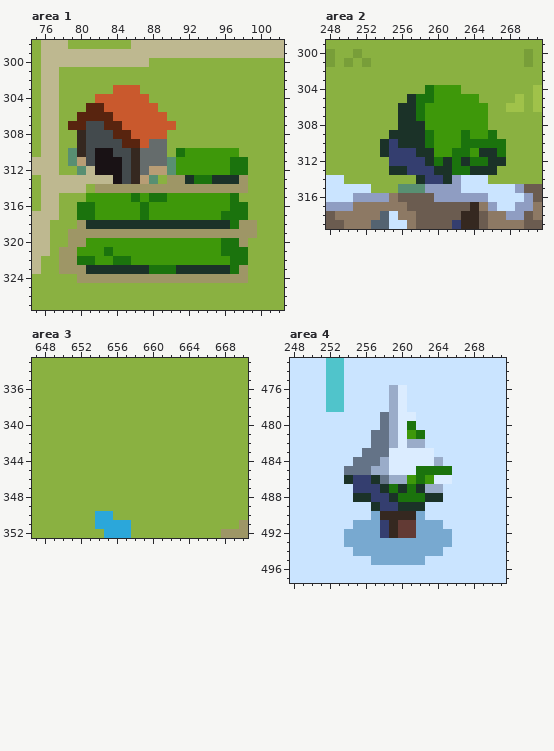
Pixel-art file -- assets_src/image/world/maps/aurania_v2/world_map_editor.aseprite. Above is the file before it was changed.
720x520 pixels, 1 frame. Colours within 5 levels of each other are drawn and written as one. Shown: area 1: x 75..102, y 298..327; area 2: x 248..271, y 299..319; area 3: x 647..670, y 333..352; area 4: x 248..271, y 473..497. The commit also changed other parts of the picture, which this record leaves out.
Now the later version:
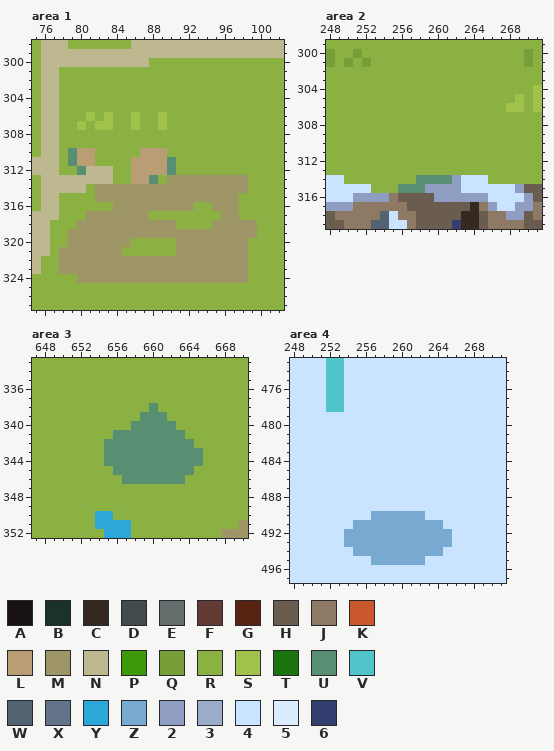
Palette (. is transparent): A #191215  B #1b3228  C #352820  D #434a4d  E #656c6c  F #623a34  G #58240f  H #6b5c50  J #8d7964  K #c9592d  L #b89d75  M #9e9666  N #beb890  P #3e980a  Q #789e39  R #8ab141  S #a0c24a  T #1b730d  U #588f72  V #50c4cb  W #546371  X #647387  Y #2ba7da  Z #78a9d0  2 #8f9dc2  3 #9aacc9  4 #cae4ff  5 #dbecff  6 #343e6f
Changes in this commit:
layer "Layer 3" now hidden
layer "buildings" now hidden
Changed rows in their new state; - is an unchanged pixel.
Area 1:
first column x 79:
303 -----RRR------------
304 ---RRRRRR-----------
305 --RRRRRRRR----------
306 -RSRSRRSRRS---------
307 RSRSSRRSRRSR--------
308 -RRRRRRRRRR---------
309 -RRRRRRRRRR---------
310 -LLRRRRRLLL-RRRRRRR-
311 --LRRRRLLLL-RRRRRRRR
312 ---NNRRLL---RRRRRRRR
313 -----RRL-----MMMMMM-
315 --RMMMMMMMMMMMMMMMM-
316 -RRRRMMMMMMMMMRRMMMR
317 -RMMMMMMMRRRRRRRRMMR
318 --MMMMMMMMMMRRRRMMM-
320 --MMMMMRRRRRMMMMMMM-
321 -MMMMMRRRRRRMMMMMMMM
322 -MMMMMMMMMMMMMMMMMMM
323 --MMMMMMMMMMMMMMMMM-
Area 2:
first column x 254:
304 -----RRRR-----
305 ---RRRRRRRR---
306 --RRRRRRRRRR--
307 --RRRRRRRRRR--
308 --RRRRRRRRRR--
309 -RRRRRRRRRRRR-
310 RRRRRRRRRRRRRR
311 RRRRRRRRRRRRRR
312 -RRRRRRRRRRRRR
313 -RRRRRRRRRRRR-
314 ----UUUU------
Area 3, layer "shadows":
first column x 655:
338 -----U-----
339 ----UUU----
340 ---UUUUU---
341 -UUUUUUUU--
342 UUUUUUUUUU-
343 UUUUUUUUUUU
344 UUUUUUUUUUU
345 -UUUUUUUUU-
346 --UUUUUUU--
Area 4:
first column x 254:
476 -----44-----
477 -----44-----
478 -----44-----
479 ----4444----
480 ----4444----
481 ---444444---
482 ---444444---
483 --44444444--
484 -4444444444-
485 444444444444
486 444444444444
487 -4444444444-
488 -4444444444-
489 ---444444---
490 ----ZZZZ----
491 ----ZZZZ----
492 ----ZZZZ----
